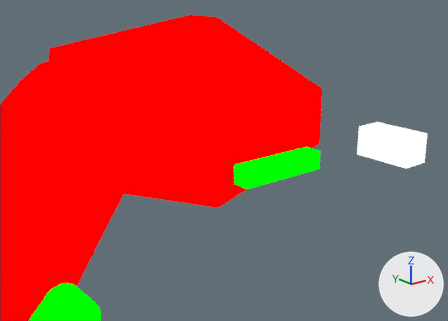
The Blender file assets-source/blender/dinos/argentinosaurus.blend as it was, and as the next commit left it.
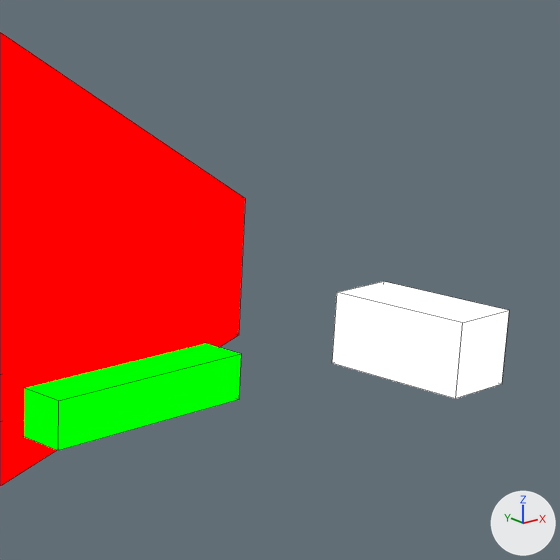
Old and new are each drawn from a camera (50 mm lens) standing at (108.72, -27.07, 67.15) and looking at (120.92, -11.82, 61.05) and again close up on the part from 50% to 100% of the width and 3% to 73% of the height. The axes (+X, +Y, +Z) are drawn at lower right. The lights are the same throughout. The older version's two pictures come first. The close-ups show mesh edges as thin lines.

Objects in the first close-up: 'DinoTycoon_argentinosaurus_Pose0_eye', 'DinoTycoon_argentinosaurus_Pose0_head', 'DinoTycoon_argentinosaurus_Pose0_jaw'.
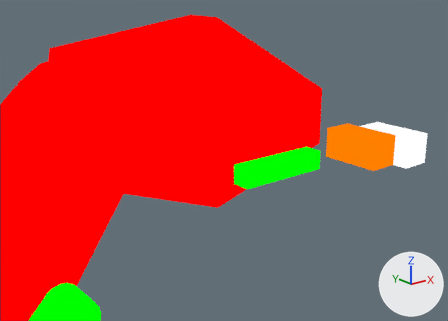
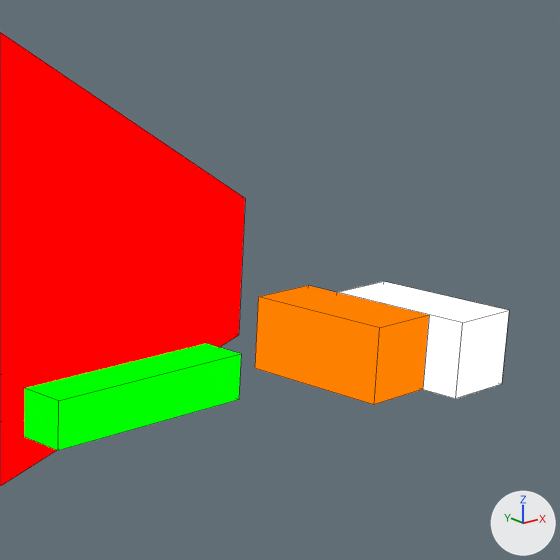
Edits to the bpy script that builds the scene:
```text
Add mat_dinotycoon_role_y:
    mat_dinotycoon_role_y = emission_material('DinoTycoon_Role_Y')
    mat_dinotycoon_role_y.base_color = (1.0, 0.216, 0.0)  # orange #ff8000
Add me_dinotycoon_argentinosaurus_pose0_eye_white:
    me_dinotycoon_argentinosaurus_pose0_eye_white.from_pydata(...)  # a box spanning x 124.0..125.0, y -15.5..-13.5, z 61.0..62.0
    me_dinotycoon_argentinosaurus_pose0_eye_white.materials.append(mat_dinotycoon_role_y)  # orange #ff8000
Add ob_dinotycoon_argentinosaurus_pose0_eye_white:
    ob_dinotycoon_argentinosaurus_pose0_eye_white = bpy.data.objects.new('DinoTycoon_argentinosaurus_Pose0_eye_white', me_dinotycoon_argentinosaurus_pose0_eye_white)
    ob_dinotycoon_argentinosaurus_pose0_eye_white.location = (0.0, 0.0, 0.0)
```

Changed parts and their boxes (x1, y1, x2, y2) in the close-ups (560 x 560 px):
'DinoTycoon_argentinosaurus_Pose0_eye_white', added (orange): after (255, 285, 429, 405)
